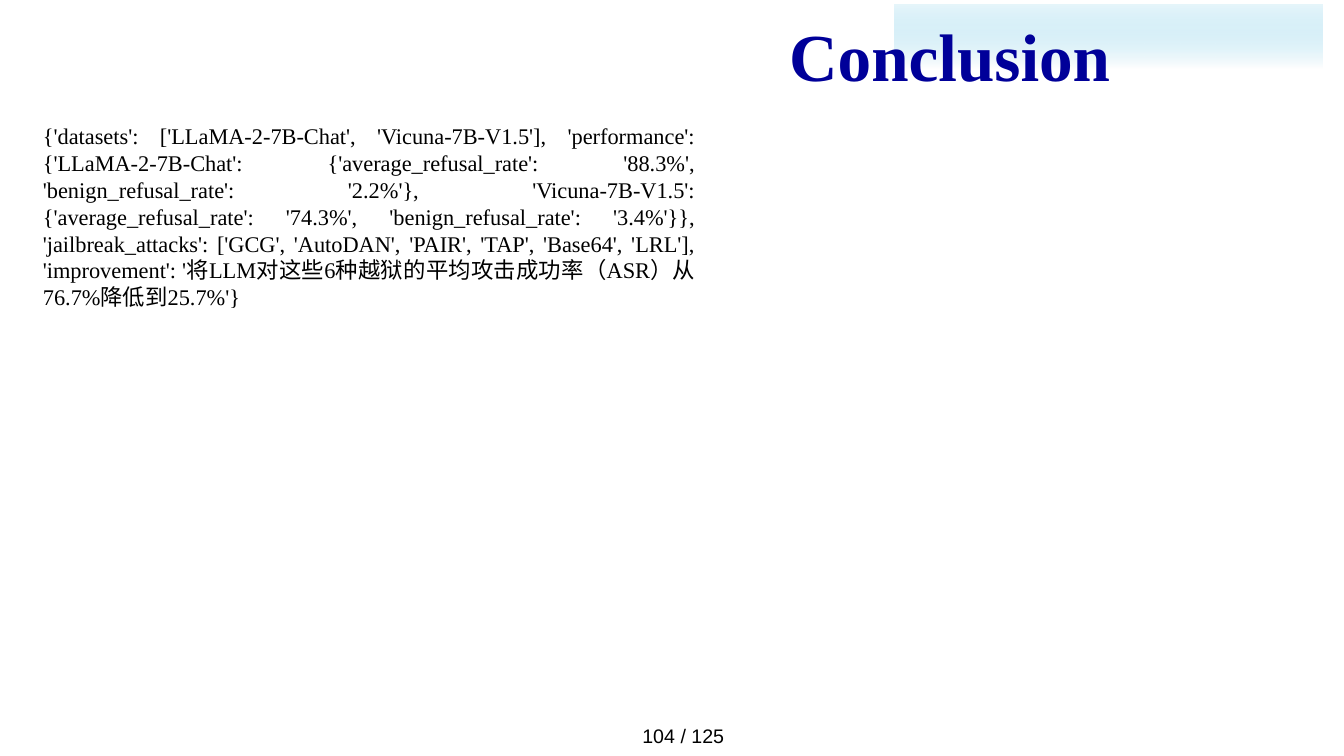
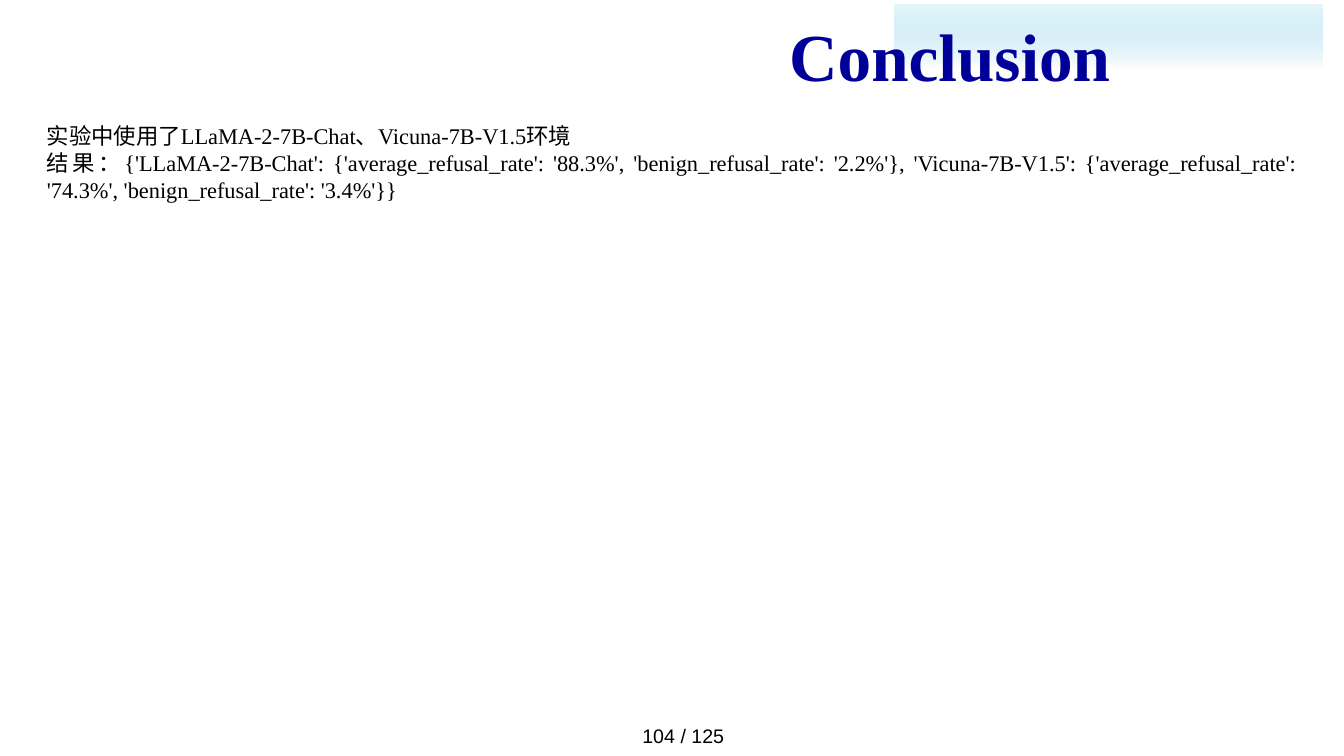
Before and after one commit to majialin-1995/paper_download, a slide deck: slide 108 of slides.pptx. Drawn at 1344x756 pixels with LibreOffice and Linux fonts; fonts in the diff are those of the drawing; background and template pictures are left out. Boxes give left, top, right and bottom in pixels: in the first picture for what was removed or moved away, otherwise in the second. Text is boxed around its words. In the diff, an @@ line names an element or a change of style, - is before the commit and + after.

```diff
--- a/slides.pptx
+++ b/slides.pptx
@@ text at box(47, 125, 1296, 203): text changed @@
-{'datasets': ['LLaMA-2-7B-Chat', 'Vicuna-7B-V1.5'], 'performance': {'LLaMA-2-7B-Chat': {'average_refusal_rate': '88.3%', 'benign_refusal_rate': '2.2%'}, 'Vicuna-7B-V1.5': {'average_refusal_rate': '74.3%', 'benign_refusal_rate': '3.4%'}}, 'jailbreak_attacks': ['GCG', 'AutoDAN', 'PAIR', 'TAP', 'Base64', 'LRL'], 'improvement': '将LLM对这些6种越狱的平均攻击成功率（ASR）从76.7%降低到25.7%'}
+实验中使用了LLaMA-2-7B-Chat、Vicuna-7B-V1.5环境
+结果：{'LLaMA-2-7B-Chat': {'average_refusal_rate': '88.3%', 'benign_refusal_rate': '2.2%'}, 'Vicuna-7B-V1.5': {'average_refusal_rate': '74.3%', 'benign_refusal_rate': '3.4%'}}
```
Also in this commit, not shown: 39 other slides changed, 3 other files.
